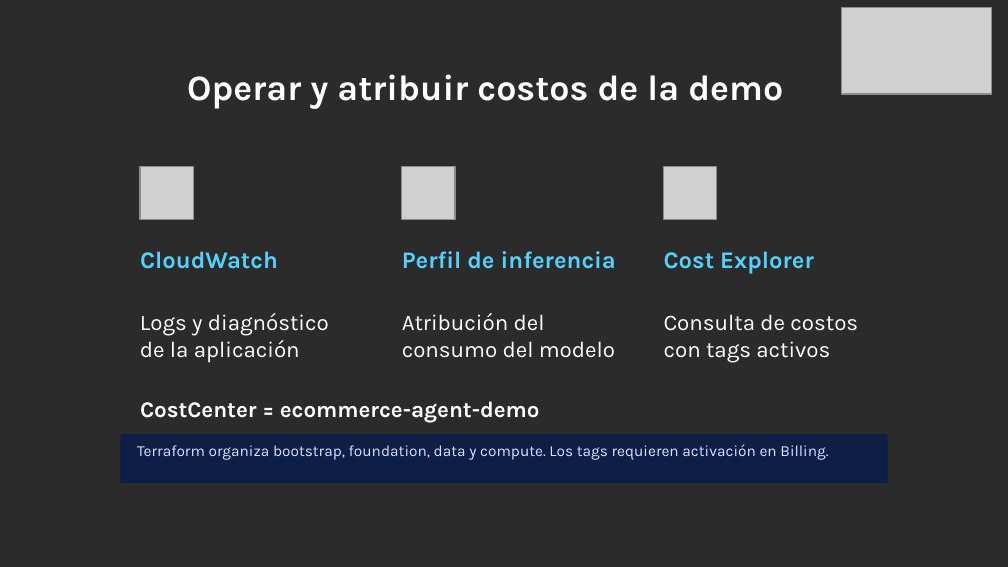
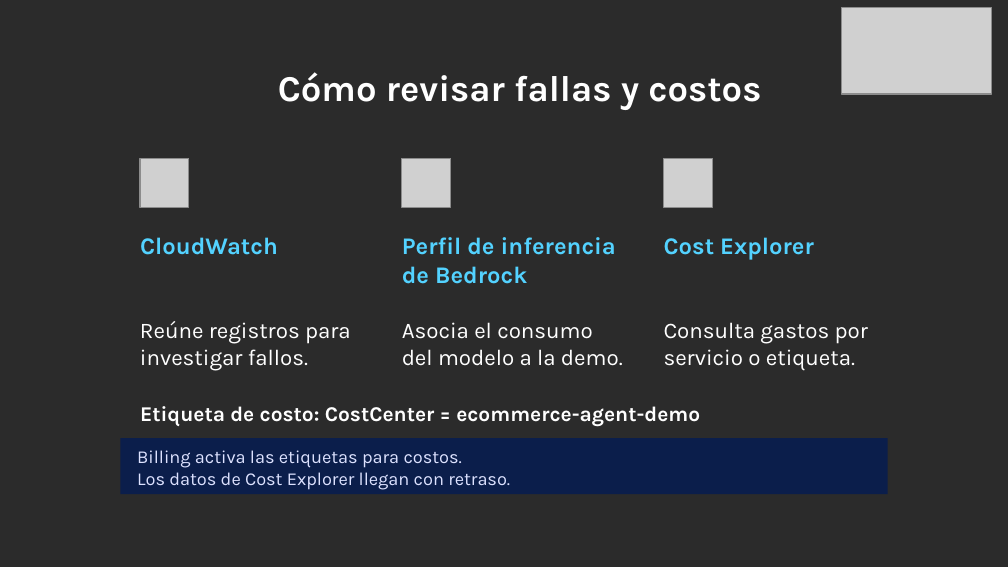
Before and after one commit to dannyfriz/aws-ecommerce-agent-demo, a slide deck: slide 25 of docs/presentaciones/Danny_Friz_SCD_2026_arquitectura_IA.pptx. Drawn at 1008x567 pixels with LibreOffice and Linux fonts; fonts in the diff are those of the drawing; grey boxes stand for pictures; background and template pictures are left out; a plain dark background stands for a picture behind light text. Boxes give left, top, right and bottom in pixels: in the first picture for what was removed or moved away, otherwise in the second. Text is boxed around its words. In the diff, an @@ line names an element or a change of style, - is before the commit and + after.

Commit message:
docs: aclarar el contenido visible de las diapositivas para estudiantes

```diff
--- a/docs/presentaciones/Danny_Friz_SCD_2026_arquitectura_IA.pptx
+++ b/docs/presentaciones/Danny_Friz_SCD_2026_arquitectura_IA.pptx
@@ text at <box>278,72,761,110</box>: text changed; size 25.5 to 26 pt @@
-Operar y atribuir costos de la demo
+Cómo revisar fallas y costos
@@ picture: place and size @@
-picture at <box>140,166,194,220</box>
+picture at <box>140,158,190,208</box>
@@ picture: place and size @@
-picture at <box>402,166,456,220</box>
+picture at <box>402,158,452,208</box>
@@ picture: place and size @@
-picture at <box>663,166,717,220</box>
+picture at <box>663,158,713,208</box>
@@ text "CloudWatch": place and size @@
-text "CloudWatch" at <box>140,251,278,269</box>
+text "CloudWatch" at <box>140,237,278,255</box>
@@ text "Perfil de inferencia": place and size @@
-text "Perfil de inferencia" at <box>402,251,616,269</box>
+text "Perfil de inferencia" at <box>402,237,616,284</box>
@@ text "Cost Explorer": place and size @@
-text "Cost Explorer" at <box>664,251,814,274</box>
+text "Cost Explorer" at <box>664,237,814,260</box>
@@ text at <box>402,266,527,284</box>: paragraph added @@
+de Bedrock
@@ text removed at <box>140,313,329,363</box> @@
-Logs y diagnóstico
-de la aplicación
@@ text added at <box>140,321,351,371</box>, 16 pt, text #FFFFFF @@
+Reúne registros para
+investigar fallos.
@@ text at <box>402,322,623,366</box>: text changed @@
-Atribución del
-consumo del modelo
+Asocia el consumo
+del modelo a la demo.
@@ text removed at <box>664,314,858,363</box> @@
-Consulta de costos
-con tags activos
@@ text added at <box>664,322,868,371</box>, 16 pt, text #FFFFFF @@
+Consulta gastos por
+servicio o etiqueta.
@@ text at <box>140,406,700,427</box>: text changed; size 16 to 15 pt @@
-CostCenter = ecommerce-agent-demo
+Etiqueta de costo: CostCenter = ecommerce-agent-demo
@@ rectangle: place and size @@
-rectangle at <box>120,434,887,484</box>
+rectangle at <box>120,438,887,495</box>
@@ rectangle at <box>120,438,887,495</box>: fill #0B1E4B at 90% opacity to #0B1E4B @@
@@ text removed at <box>137,444,828,460</box> @@
-Terraform organiza bootstrap, foundation, data y compute. Los tags requieren activación en Billing.
@@ text added at <box>137,450,510,490</box>, 13 pt, text #DDE2FF @@
+Billing activa las etiquetas para costos.
+Los datos de Cost Explorer llegan con retraso.
```
Also in this commit, not shown: 23 other slides changed, 1 slide added, 1 slide removed, 4 other files.
